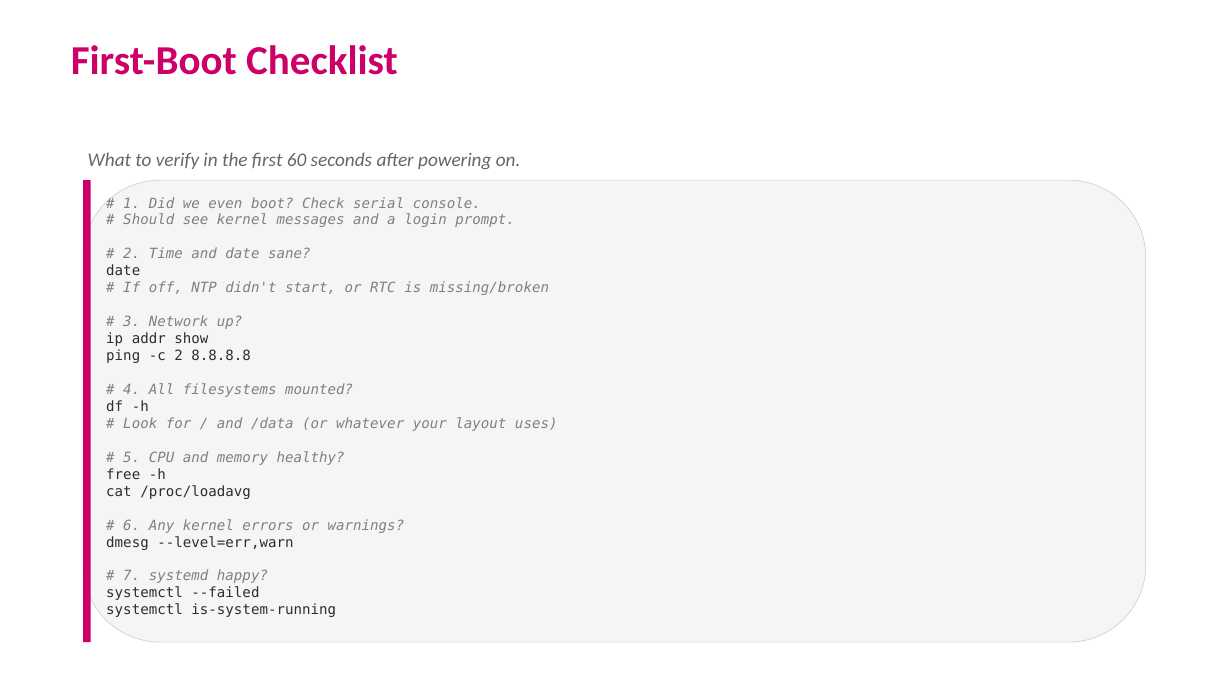
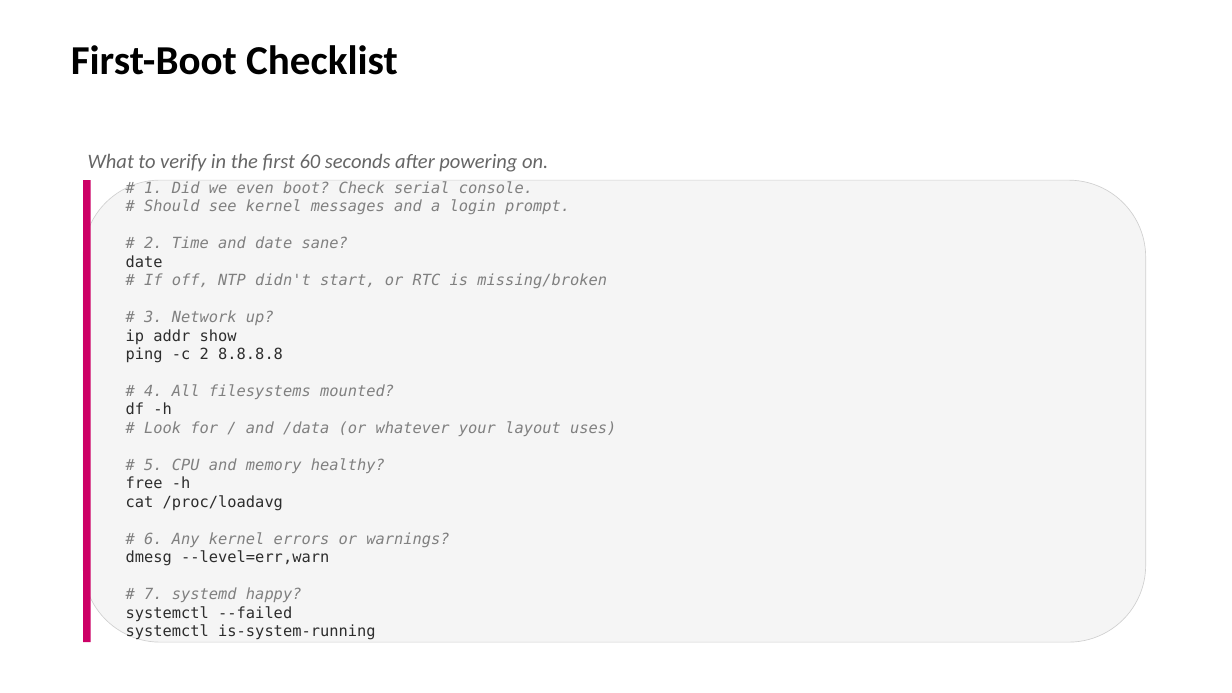
Before and after one commit to EmertxeInfoTech/Allegion-Training-Materials, a slide deck: slide 5 of yocto_training_all_session_decks/session_decks/D4S2_Boot_Flash_Verify.pptx. Drawn at 1232x693 pixels with LibreOffice and Linux fonts; fonts in the diff are those of the drawing; background and template pictures are left out. Boxes give left, top, right and bottom in pixels: in the first picture for what was removed or moved away, otherwise in the second. Text is boxed around its words. In the diff, an @@ line names an element or a change of style, - is before the commit and + after.

```diff
--- a/yocto_training_all_session_decks/session_decks/D4S2_Boot_Flash_Verify.pptx
+++ b/yocto_training_all_session_decks/session_decks/D4S2_Boot_Flash_Verify.pptx
@@ title "First-Boot Checklist" at [71, 45, 398, 75]: text colour #CC0066 to #000000 @@
@@ text "What to verify in the ..." at [88, 154, 548, 172]: size 15 to 16 pt @@
@@ text "# 1. Did we even ...": place and size @@
-text "# 1. Did we even ..." at [106, 197, 558, 617]
+text "# 1. Did we even ..." at [126, 181, 616, 640]
@@ text "# 1. Did we even ..." at [126, 181, 616, 640]: size 11 to 12 pt @@
```
Also in this commit, not shown: 6 other slides changed, 28 other files.
